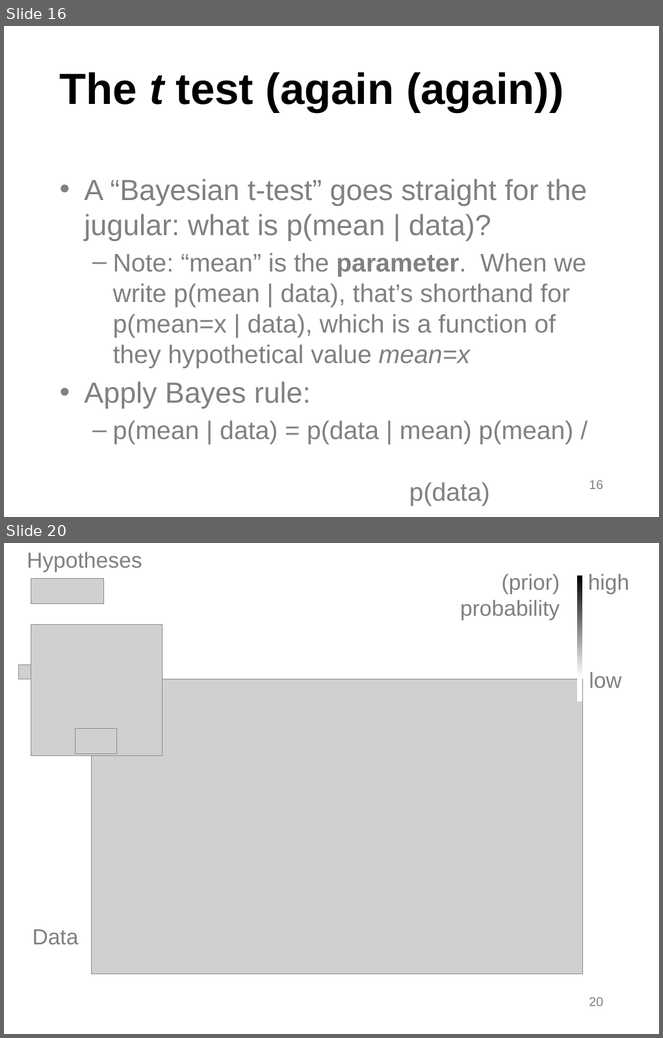
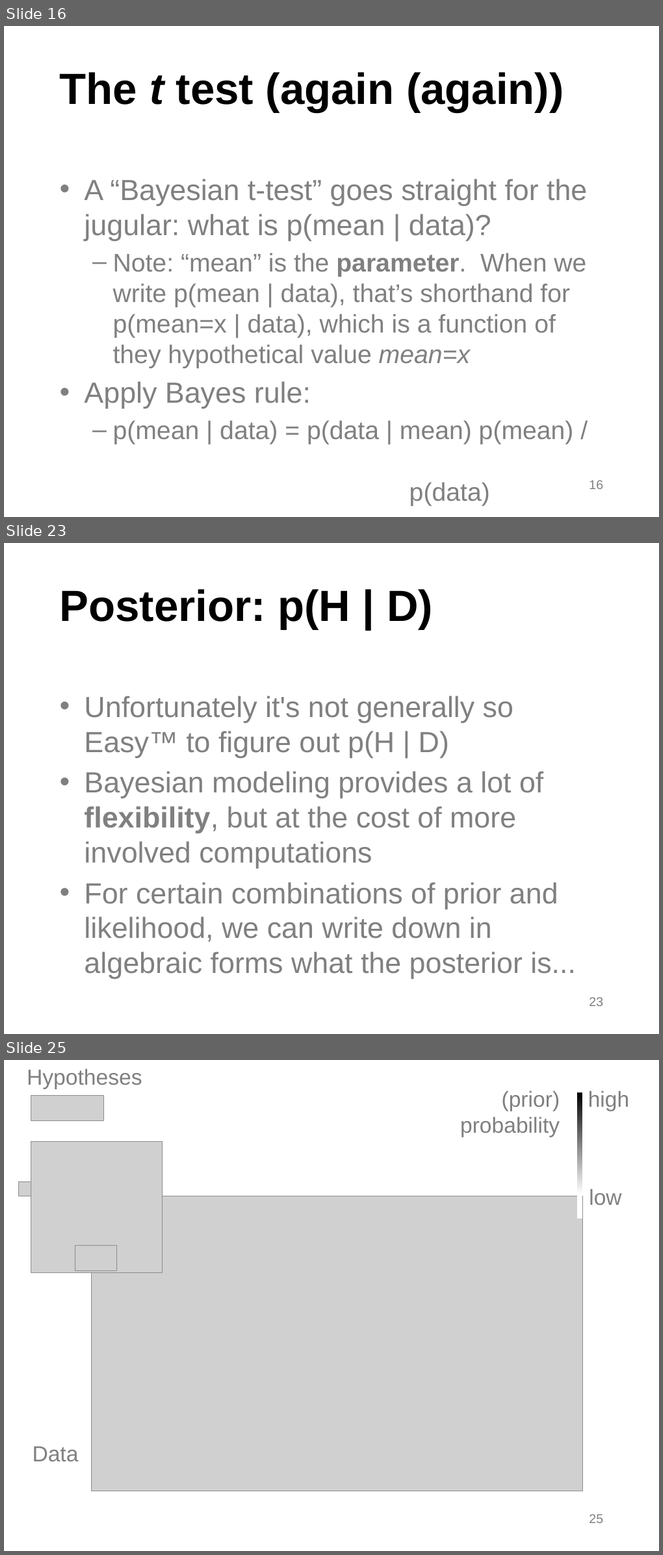
Before and after one commit to kleinschmidt/rutgers-deeper-data-analysis, a slide deck: bayes/deeper-data-bayes.pptx. Shown one above the other, each under a label of ours: slides 16 and 20 before the commit, slides 16, 23 and 25 after it; the slides between them are not shown. The pictures are 663x1038 and 663x1555 pixels, drawn with LibreOffice and Linux fonts; fonts in the diff are those of the drawing; grey boxes stand for pictures; background and template pictures are left out. Boxes give left, top, right and bottom in pixels: in the first picture for what was removed or moved away, otherwise in the second. Text is boxed around its words. In the diff, an @@ line names an element or a change of style, - is before the commit and + after.

```diff
--- a/bayes/deeper-data-bayes.pptx
+++ b/bayes/deeper-data-bayes.pptx
@@ slide 23 added at bbox=[4, 543, 659, 1034], background #FFFFFF @@
@@ title added at bbox=[60, 589, 433, 629], 48 pt, text #000000, bold @@
+Posterior: p(H | D)
@@ text added at bbox=[84, 696, 576, 979], 32 pt, text #808080 @@
+• Unfortunately it's not generally so Easy™ to figure out p(H | D)
+• Bayesian modeling provides a lot of flexibility, but at the cost of more involved computations
+• For certain combinations of prior and likelihood, we can write down in algebraic forms what the posterior is...
@@ page number added at bbox=[589, 997, 603, 1006], 14 pt, text #808080 @@
+23
@@ what was slide 20 is now slide 25 @@
@@ page number at bbox=[589, 1514, 603, 1523]: text changed @@
-20
+25
```
Also in this commit, not shown: 1 slide changed, 8 other slides added, 2 slides removed, 3 other files.
